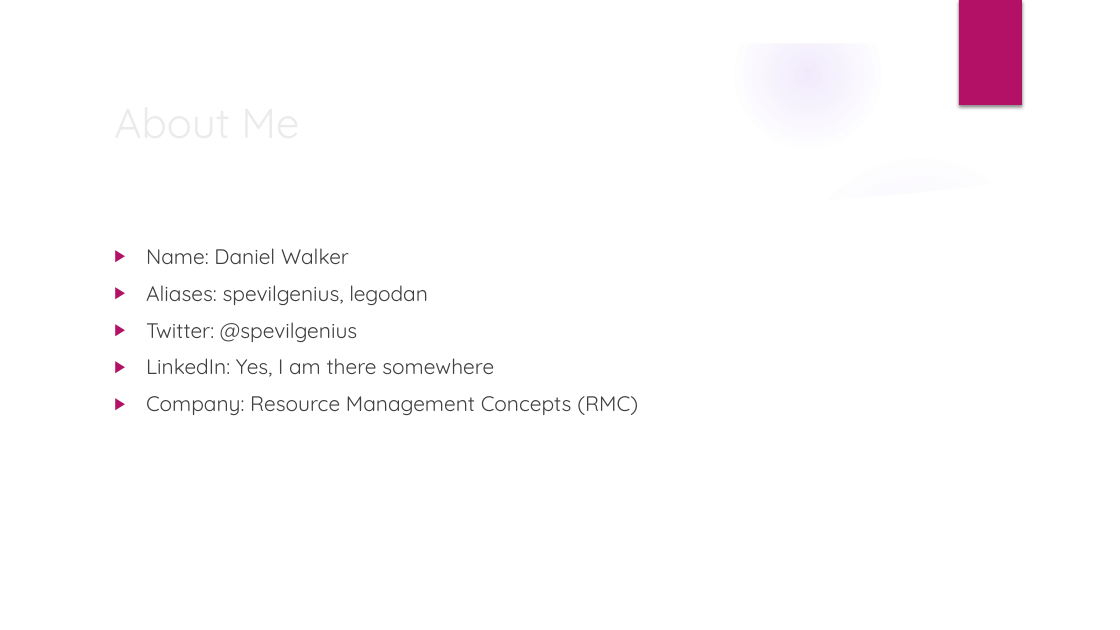
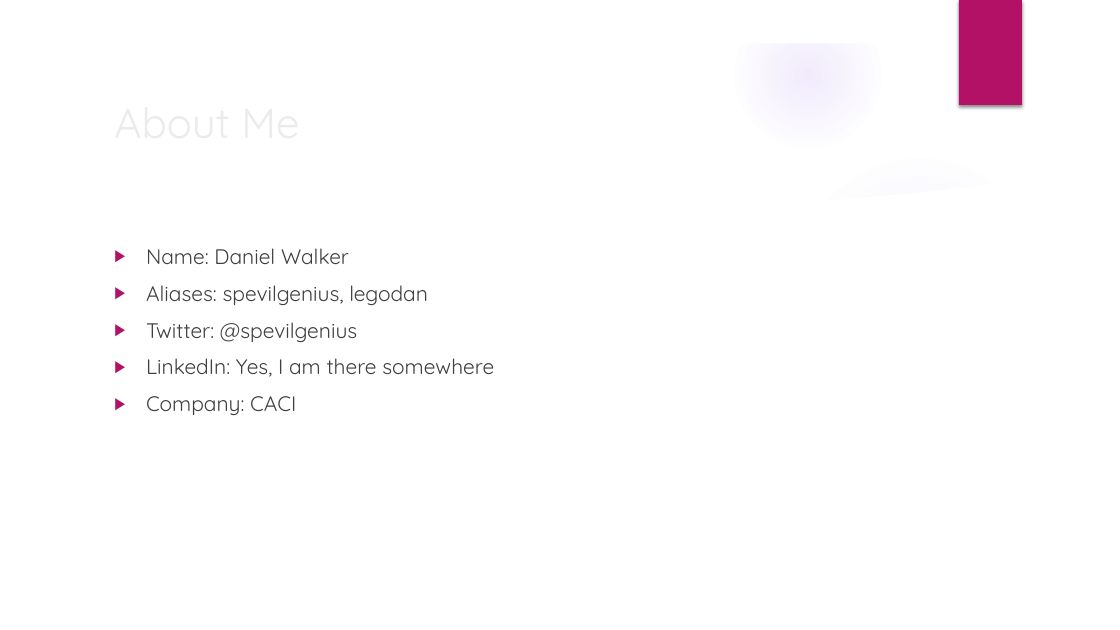
Before and after one commit to spevilgenius/SharePointSaturdays, a slide deck: slide 2 of Incorporating VueJS With SharePoint_O365.pptx (slide 3 before the commit). Drawn at 1120x630 pixels with LibreOffice and Linux fonts; fonts in the diff are those of the drawing; background and template pictures are left out. Boxes give left, top, right and bottom in pixels: in the first picture for what was removed or moved away, otherwise in the second. Text is boxed around its words. In the diff, an @@ line names an element or a change of style, - is before the commit and + after.

```diff
--- a/Incorporating VueJS With SharePoint_O365.pptx
+++ b/Incorporating VueJS With SharePoint_O365.pptx
@@ text at [146,396,296,415]: text changed @@
-▶ Company: Resource Management Concepts (RMC)
+▶ Company: CACI
```
Also in this commit, not shown: 1 other slide changed, 1 slide removed.
